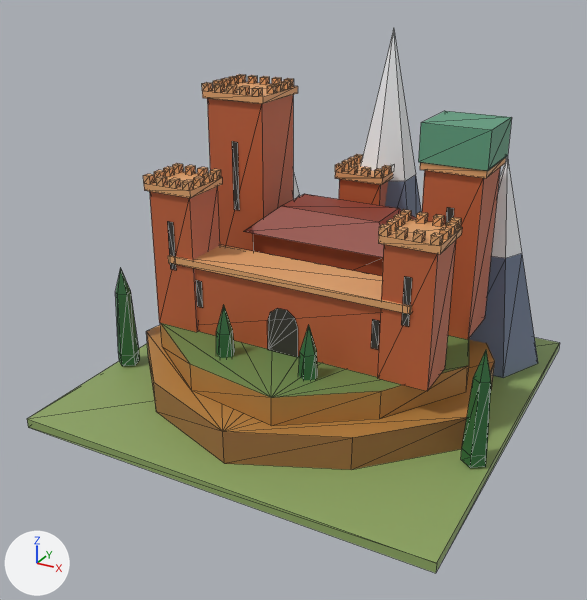
A saved change to the glTF model games/escales/assets/monuments/alhambra.glb.
The view is the same before and after, from a camera (50 mm lens) standing at (1.46, -2.87, 1.83) and looking at (-0.04, -0.16, 0.47). Every picture has the same lights, and +X, +Y and +Z are marked at lower left. The first picture is the older version. Mesh edges are drawn as thin lines. Vertices at exactly the same position are counted once.

Script lines for the objects in view, before the commit:
```python
me_alhambra = bpy.data.meshes.new('alhambra')
me_alhambra.from_pydata(...)  # 787 vertices, 980 faces; spans x -0.88..0.88, y -0.89..0.89, z 0.0..1.49
me_alhambra.materials.append(mat_defaultmaterial)
ob_alhambra = bpy.data.objects.new('alhambra', me_alhambra)
ob_alhambra.location = (0.0, 0.0, 0.0)
```
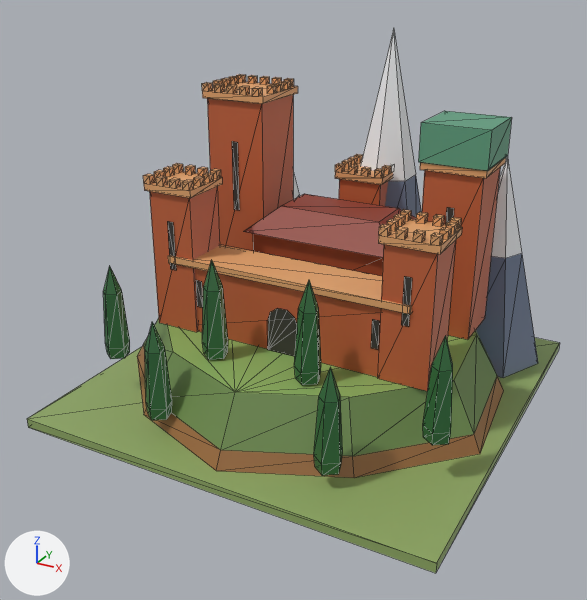
Pixel boxes [x1, y1, x2, y2] of what changed, in the pictures (587 x 600 px; the box of a moved part takes in the faces that stretch with it):
```json
{"part": 1, "of": "me_alhambra", "change": "moved or reshaped", "before": [298, 326, 318, 380], "after": [202, 260, 228, 360]}
{"part": 2, "of": "me_alhambra", "change": "moved or reshaped", "before": [216, 305, 235, 358], "after": [294, 280, 321, 385]}
{"part": 3, "of": "me_alhambra", "change": "moved or reshaped", "before": [116, 268, 140, 366], "after": [103, 265, 130, 359]}
{"part": 4, "of": "me_alhambra", "change": "moved or reshaped", "before": [461, 351, 491, 468], "after": [423, 336, 453, 445]}
{"part": 5, "of": "me_alhambra", "change": "added", "after": [145, 321, 172, 420], "on screen": "green"}
{"part": 6, "of": "me_alhambra", "change": "added", "after": [314, 367, 343, 476], "on screen": "green"}
{"part": 7, "of": "me_alhambra", "change": "rebuilt", "before": [146, 325, 495, 470], "after": [137, 318, 504, 478], "on screen": "10% taller"}
{"part": 8, "of": "me_alhambra", "change": "built on", "before": [149, 191, 469, 426], "after": [149, 191, 197, 332]}
```

Edits to the scene script, one JSON object a line:
```json
{"block": "me_alhambra", "where": "# used by ob_alhambra; location = (0.0, 0.0, 0.0)"}
{"op": "remove", "block": "me_alhambra", "code": "me_alhambra.from_pydata(...)  # 787 vertices, 980 faces; spans x -0.88..0.88, y -0.89..0.89, z 0.0..1.49"}
{"op": "add", "block": "me_alhambra", "code": "me_alhambra.from_pydata(...)  # 811 vertices, 1032 faces; spans x -0.88..0.88, y -0.89..0.89, z 0.0..1.49"}
{"block": "me_alhambra", "change": "me_alhambra part 1: the loose piece of 17 vertices spanning x 0.13..0.23, y -0.48..-0.39, z 0.04..0.52 is turned 0 degrees about the x axis through its middle and scaled by 0.848, then moved by (-0.4, -0.04, 0.23)"}
{"block": "me_alhambra", "change": "me_alhambra part 2: the loose piece of 17 vertices spanning x -0.25..-0.15, y -0.48..-0.39, z 0.04..0.52 is multiplied about its middle by the matrix ((0.848, 0.0, 0.0), (0.0, 0.848, 0.0), (0.0, 0.0, 0.848)), then moved by (0.4, -0.04, 0.23)"}
{"block": "me_alhambra", "change": "me_alhambra part 3: the loose piece of 17 vertices spanning x -0.87..-0.77, y -0.36..-0.27, z 0.04..0.52 is multiplied about its middle by the matrix ((0.848, 0.0, 0.0), (0.0, 0.848, 0.0), (0.0, 0.0, 0.848)), then moved by (0.12, -0.2, 0.13)"}
{"block": "me_alhambra", "change": "me_alhambra part 4: the loose piece of 17 vertices spanning x 0.77..0.87, y -0.36..-0.27, z 0.04..0.52 is multiplied about its middle by the matrix ((0.848, 0.0, 0.0), (0.0, 0.848, 0.0), (0.0, 0.0, 0.848)), then moved by (-0.1, -0.16, 0.13)"}
{"block": "me_alhambra", "change": "me_alhambra part 5: the loose piece of 17 vertices spanning x -0.25..-0.15, y -0.48..-0.39, z 0.04..0.52 is copied, and the copy is multiplied about its middle by the matrix ((0.848, 0.0, 0.0), (0.0, 0.848, 0.0), (0.0, 0.0, 0.848)), then moved by (-0.15, -0.26, 0.03); it spans x -0.4..-0.3, y -0.75..-0.65, z 0.1..0.52"}
{"block": "me_alhambra", "change": "me_alhambra part 6: the loose piece of 17 vertices spanning x 0.13..0.23, y -0.48..-0.39, z 0.04..0.52 is copied, and the copy is multiplied about its middle by the matrix ((0.848, 0.0, 0.0), (0.0, 0.848, 0.0), (0.0, 0.0, 0.848)), then moved by (0.22, -0.26, 0.03); it spans x 0.35..0.45, y -0.75..-0.65, z 0.1..0.52"}
{"block": "me_alhambra", "change": "me_alhambra part 7: the loose piece of 20 vertices spanning x -0.78..0.77, y -0.76..0.78, z 0.04..0.18 is rebuilt with 30 vertices and now spans x -0.83..0.82, y -0.82..0.83, z 0.04..0.3"}
{"block": "me_alhambra", "change": "me_alhambra part 8"}
{"block": "me_alhambra", "change": "20 vertices are removed from x -0.62..0.69, y -0.64..0.68, z 0.18..0.3"}
{"block": "me_alhambra", "change": "31 faces are deleted"}
{"block": "me_alhambra", "change": "3 new faces join them"}
```
